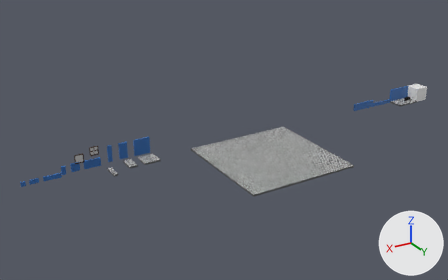
The Blender file Meshes/Blend/kitchen.blend as it was, and as the next commit left it.
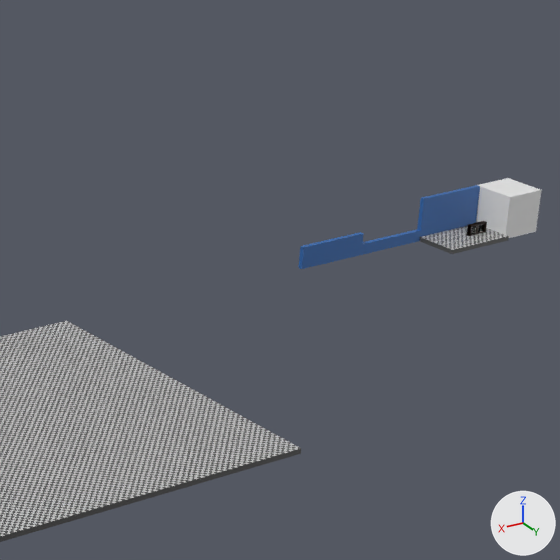
Each version appears first whole from a 50 mm lens placed at (34.3, 30.56, 15.58), pointed at (16.34, 0.63, 0.62), and next in a close-up on the part from 59% to 97% of the width and 11% to 71% of the height. The lights are fixed; the arrows at lower right show +X, +Y and +Z.

Names of what the first close-up shows: 'Cube', 'Floor', 'Kitchen_Floor.001', 'Wall', 'Wall_Short'.
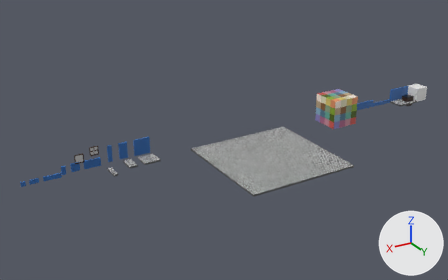
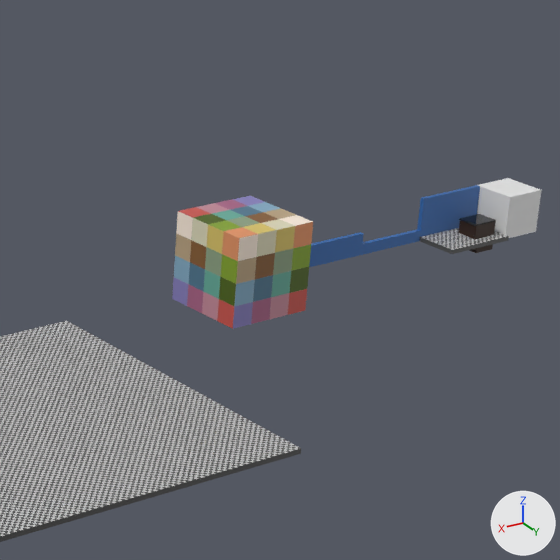
The change, as a list of edits to the scene's bpy script:
```text
Add img_tikkurila_png:
    img_tikkurila_png = load_image('Tikkurila.png', '../../Textures/Tikkurila.png', 1024, 1024, 'sRGB')
Add mat_kaappi:
    mat_kaappi = principled_material('Kaappi')
    mat_kaappi.base_color = (0.0306, 0.0106, 0.00328)  # brown #311a0b
    mat_kaappi.roughness = 0.636
Add mat_metalli:
    mat_metalli = principled_material('Metalli')
    mat_metalli.base_color = (0.8, 0.8, 0.8)  # white #e7e7e7
    mat_metalli.metallic = 1.0
    mat_metalli.roughness = 0.065
Add mat_taso:
    mat_taso = principled_material('Taso')
    mat_taso.base_color = (0.0116, 0.0116, 0.0116)  # black #1c1c1c
    mat_taso.roughness = 0.0
Add mat_material_004:
    mat_material_004 = principled_material('Material.004')
    mat_material_004.texture = img_tikkurila_png
Add me_cube_023:
    me_cube_023.from_pydata(...)  # 360 vertices, 360 faces; spans x 0.0..0.047, y 0.0..0.5, z -0.29..0.29
    # faces by material slot: [6, 354]
    me_cube_023.materials.append(mat_kaappi)  # brown #311a0b
    me_cube_023.materials.append(mat_metalli)  # white #e7e7e7
Add me_cube_006:
    me_cube_006.from_pydata(...)  # 58 vertices, 54 faces; spans x -0.3..0.328, y -0.25..0.25, z -0.35..0.35
    # faces by material slot: [41, 13]
    me_cube_006.materials.append(mat_kaappi)  # brown #311a0b
    me_cube_006.materials.append(mat_taso)  # black #1c1c1c
Add me_cube_026:
    me_cube_026.from_pydata(...)  # a box spanning x -1.0..1.0, y -1.0..1.0, z -1.0..1.0
    me_cube_026.materials.append(mat_material_004)  # picture img_tikkurila_png
Add ob_ovi:
    ob_ovi = bpy.data.objects.new('Ovi', me_cube_023)
    ob_ovi.location = (0.27, -0.25, 0.03)
Add ob_kaappi:
    ob_kaappi = bpy.data.objects.new('Kaappi', me_cube_006)
    ob_kaappi.location = (0.0, 0.0, 0.0)
Add ob_tikkurila:
    ob_tikkurila = bpy.data.objects.new('Tikkurila', me_cube_026)
    ob_tikkurila.location = (6.44, -0.55, 0.4)
```

Where the change shows, as pixel boxes (x1, y1, x2, y2) in the close-ups (560 x 560 px):
'Tikkurila', added: after (172, 196, 313, 329)
'Kaappi', added (black): after (459, 214, 496, 253)
    faces in mat_kaappi (brown #311a0b): (469, 221, 496, 253)
    faces in mat_taso (black #1c1c1c): (459, 214, 496, 226)
'Ovi', added: after (459, 220, 477, 250)
    faces in mat_kaappi (brown #311a0b): (459, 220, 477, 250)
